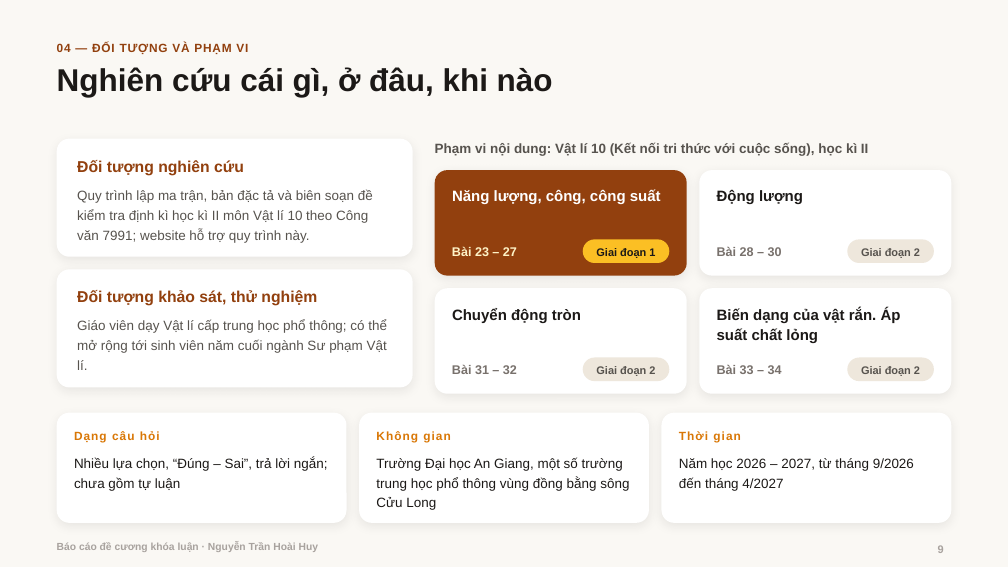
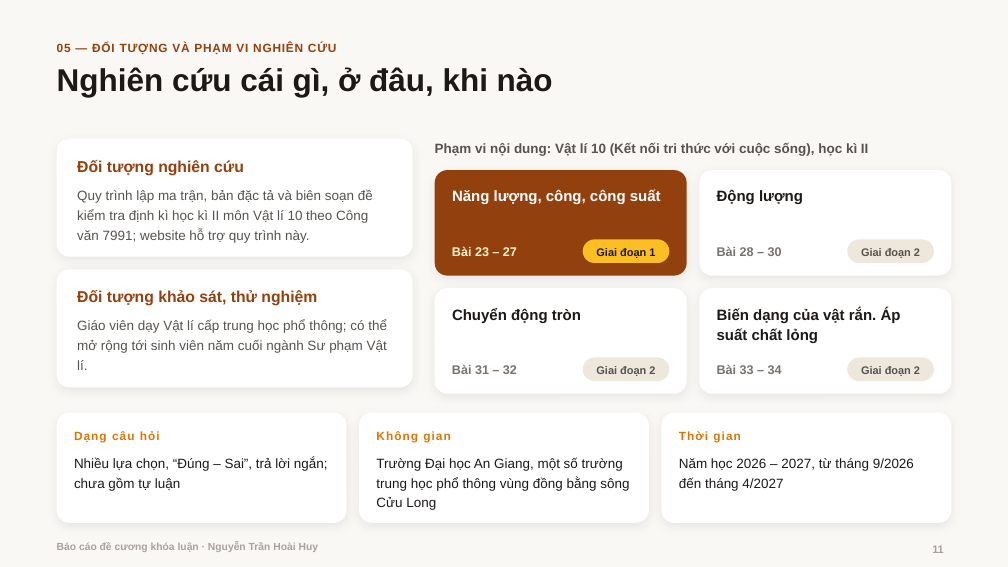
Before and after one commit to hoaihuy2609/kltn, a slide deck: slide 11 of tai-ve/Bao_cao_de_cuong.pptx (slide 9 before the commit). Drawn at 1008x567 pixels with LibreOffice and Linux fonts; fonts in the diff are those of the drawing; background and template pictures are left out. Boxes give left, top, right and bottom in pixels: in the first picture for what was removed or moved away, otherwise in the second. Text is boxed around its words. In the diff, an @@ line names an element or a change of style, - is before the commit and + after.

```diff
--- a/tai-ve/Bao_cao_de_cuong.pptx
+++ b/tai-ve/Bao_cao_de_cuong.pptx
@@ text at (57, 43, 336, 54): text changed @@
-04 — ĐỐI TƯỢNG VÀ PHẠM VI
+05 — ĐỐI TƯỢNG VÀ PHẠM VI NGHIÊN CỨU
@@ page number at (932, 545, 944, 553): text changed @@
-9
+11
```
Also in this commit, not shown: 15 other slides changed, 2 slides added, 16 other files.
